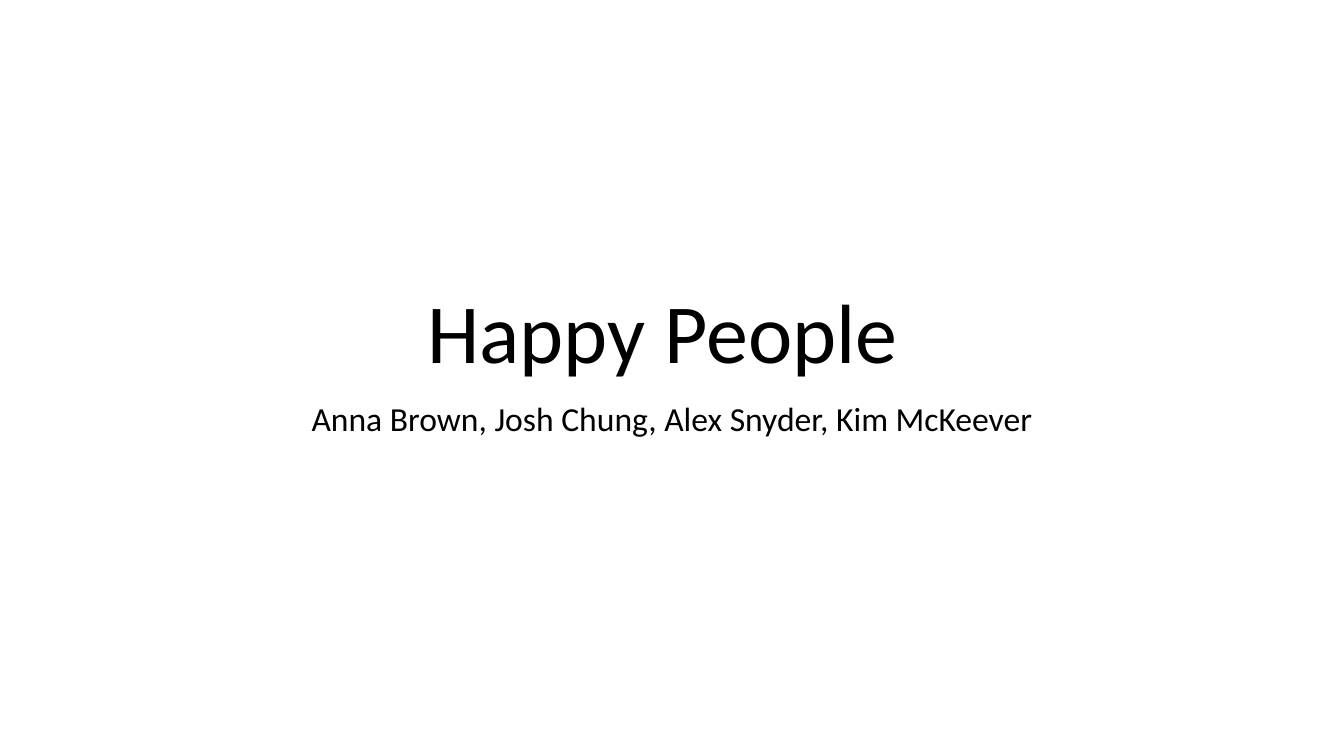
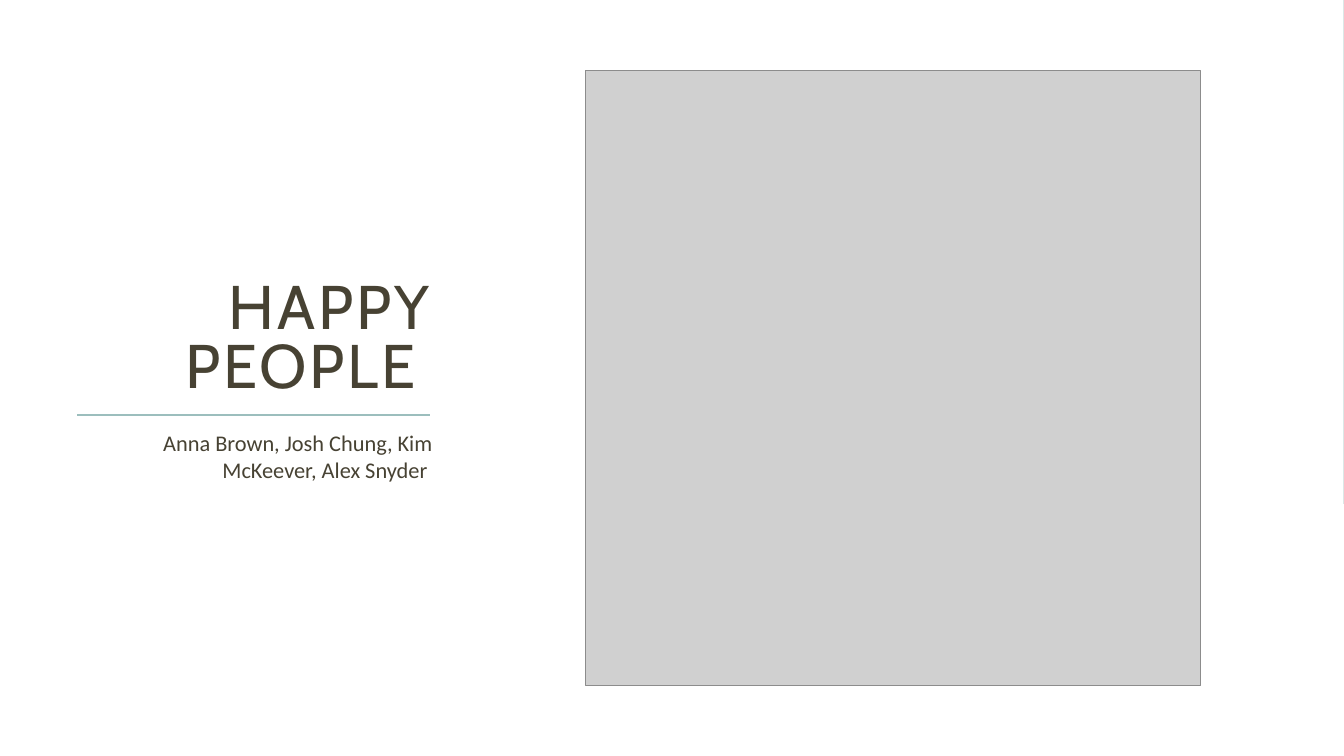
Before and after one commit to annabl38/Project_1, a slide deck: slide 1 of Happy People Presentation.pptx. Drawn at 1344x756 pixels with LibreOffice and Linux fonts; fonts in the diff are those of the drawing; grey boxes stand for pictures. Boxes give left, top, right and bottom in pixels: in the first picture for what was removed or moved away, otherwise in the second. Text is boxed around its words. In the diff, an @@ line names an element or a change of style, - is before the commit and + after.

```diff
--- a/Happy People Presentation.pptx
+++ b/Happy People Presentation.pptx
@@ rectangle added at (0,0,1344,504), fill #9CBEBD @@
@@ rectangle added at (0,0,1344,756), fill #FFFFFF @@
@@ picture added at (586,71,1201,686) @@
@@ title at (185,286,429,389): text changed; size 60 to 44 pt; font Calibri to Cabin; text colour #000000 to #474233 @@
-Happy People
+HAPPY PEOPLE
@@ line added from (78, 415) to (431, 415), #9CBEBD 1.5 pt @@
@@ subtitle at (163,435,433,482): text changed; size 24 to 16 pt; text colour #000000 to #474233 @@
-Anna Brown, Josh Chung, Alex Snyder, Kim McKeever
+Anna Brown, Josh Chung, Kim McKeever, Alex Snyder
```
Also in this commit, not shown: 5 other slides changed, 20 slides added.
